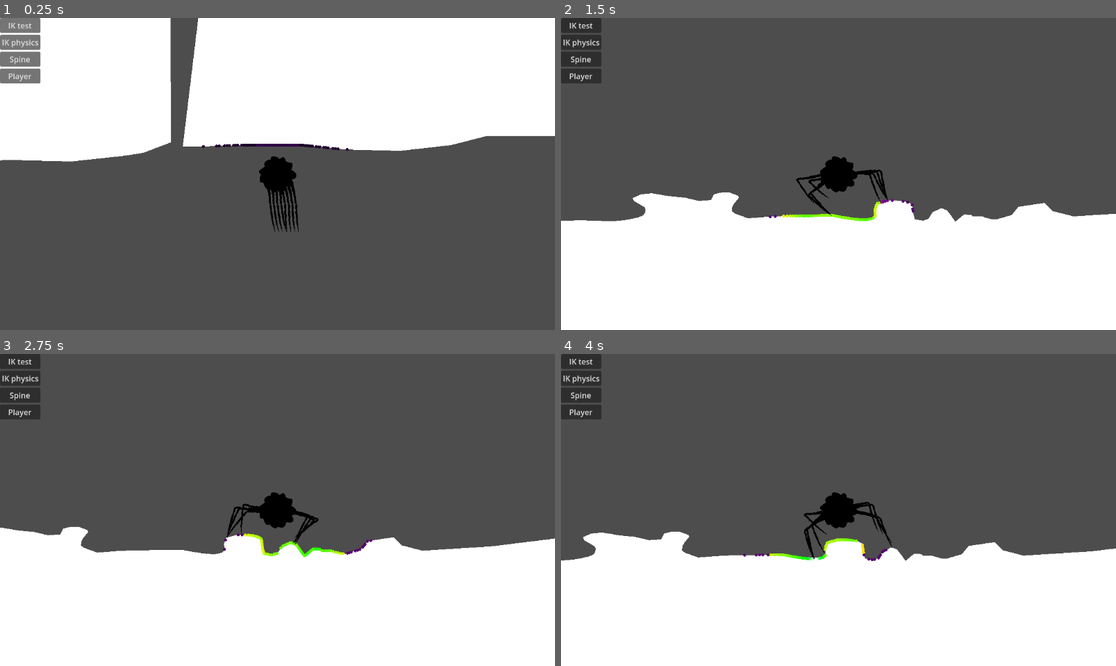
Above: before the commit, frames 1-4 (two rows, left to right).
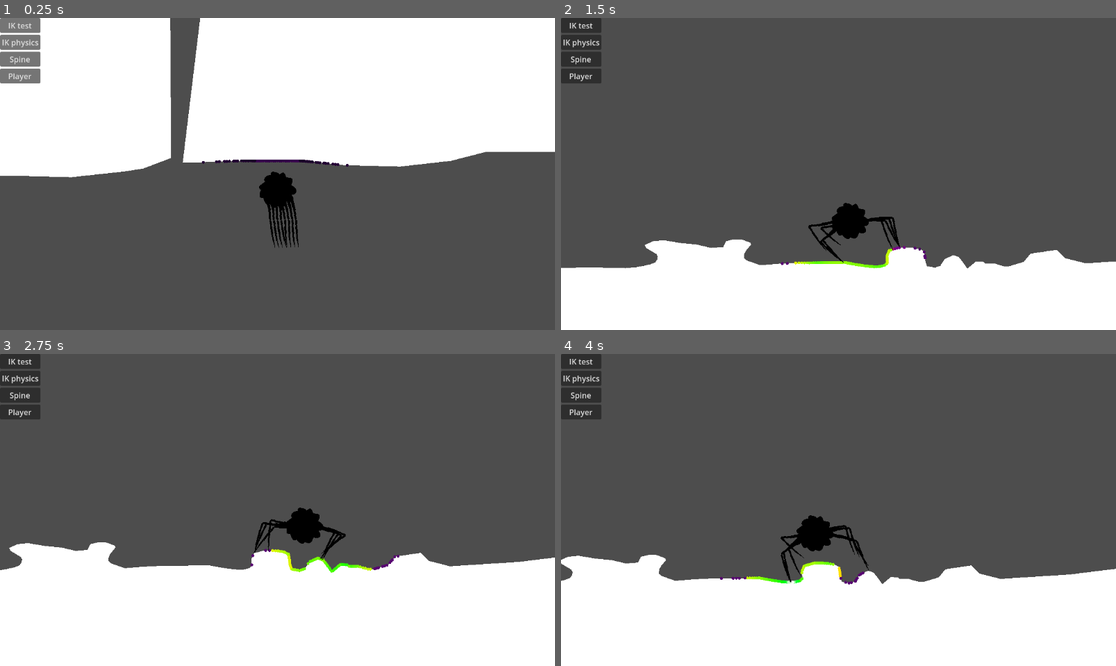
Above: after the commit, the same moments.

Repository: p4triko/CG-2025-Project-Procedural-Animation
Game: Godot game, scene res://scenes/player_testing.tscn
The game is run twice, just before and just after one commit, with the same random seed, the same clock (stepped at 60 frames per second) and the same inputs.
Inputs (mouse positions are in pixels of both pictures, inside the frame that each line leads up to):
- Up to frame 1 (0.25 s): no input
- Up to frame 2 (1.5 s): move the mouse to (960, 158) at 0.52 s; hold D (game_right) 0.53-1.28 s; hold Shift (game_sprint) 0.53-1.28 s; move the mouse to (727, 189) at 1.27 s; hold S (game_down) from 1.28 s (still down); tap Shift (game_sprint) at 1.35 s
- Up to frame 3 (2.75 s): move the mouse to (333, 441) at 2.02 s; release S (game_down) at 2.03 s; hold D (game_right) from 2.03 s (still down); hold Shift (game_sprint) from 2.03 s (still down)
- Up to frame 4 (4 s): move the mouse to (810, 572) at 2.77 s; release D (game_right) at 2.78 s; release Shift (game_sprint) at 2.78 s; hold W (game_up) 2.78-3.53 s; tap Shift (game_sprint) at 2.85 s; move the mouse to (1005, 556) at 3.52 s; hold A (game_left) from 3.53 s (still down); hold Shift (game_sprint) from 3.53 s (still down)

The runs differ from the first frame. In frame 1, 6.3% of the frame differs, in the area x 0-100%, y 0-74%; in frame 2, 17%, in the area x 0-100%, y 44-81%; in frame 3, 7.0%; in frame 4, 9.1%.

Commit message:
Smoother camera movement

Diff:
--- a/objects/Player/player.gd
+++ b/objects/Player/player.gd
@@ -28,8 +28,6 @@
 var right_legs: Array
 var legs: Array
 var leg_angles: Array = [1.4, 1.2, 1.0, 0.8, -0.8, -1.0, -1.2, -1.4]
-
-
 
 var debug_draw_surfaces: Array = []
 
@@ -88,8 +86,6 @@
 
 	# Wanted velocity is the ideal direction/speed player wants to be moving at,
 	# but it has to be interpolated for smoother movement
-
-	#wanted_velocity.y = -input_axis.y * 400.0
 	wanted_floor_distance = input_axis.y * 40 + 80
 	wanted_velocity.y = (new_floor.y - wanted_floor_distance - global_position.y) / 0.25
 
--- a/objects/Player/player.tscn
+++ b/objects/Player/player.tscn
@@ -1,8 +1,9 @@
-[gd_scene load_steps=9 format=3 uid="uid://c0pigba0ihfvs"]
+[gd_scene load_steps=10 format=3 uid="uid://c0pigba0ihfvs"]
 
 [ext_resource type="Script" uid="uid://btxtc8h4my7xj" path="res://objects/Player/player.gd" id="1_fwodp"]
 [ext_resource type="Texture2D" uid="uid://drkij5rd4qwh6" path="res://assets/images/Spider/spider_body.png" id="2_76bfe"]
 [ext_resource type="PackedScene" uid="uid://cq6t7jx8fbq3w" path="res://objects/Player/spider_leg.tscn" id="3_hi0mj"]
+[ext_resource type="Script" uid="uid://bogve6rqgyxme" path="res://objects/Player/player_camera.gd" id="3_sp50d"]
 [ext_resource type="Script" uid="uid://ck1easxuocsxh" path="res://objects/Player/spawn_raycasts.gd" id="4_8e3mr"]
 [ext_resource type="Script" uid="uid://bnyh50e0grrse" path="res://objects/RecursiveRayCast2D/RecursiveRayCast2D.gd" id="4_76bfe"]
 
@@ -29,6 +30,9 @@
 texture = ExtResource("2_76bfe")
 
 [node name="Camera2D" type="Camera2D" parent="."]
+top_level = true
+position = Vector2(0, -64)
+script = ExtResource("3_sp50d")
 
 [node name="LegLeft1" parent="." node_paths=PackedStringArray("neighbour_legs") instance=ExtResource("3_hi0mj")]
 unique_name_in_owner = true
--- /dev/null
+++ b/objects/Player/player_camera.gd
@@ -0,0 +1,12 @@
+extends Camera2D
+
+@onready var player: CharacterBody2D = $".."
+
+var pos_offset: Vector2 = Vector2(0, -32)
+
+func _ready() -> void:
+	global_position = player.global_position + pos_offset
+
+func _physics_process(delta: float) -> void:
+	var wanted_pos = player.global_position + pos_offset
+	global_position = lerp(global_position, wanted_pos, 0.08)
Not shown, added: objects/Player/player_camera.gd.uid
